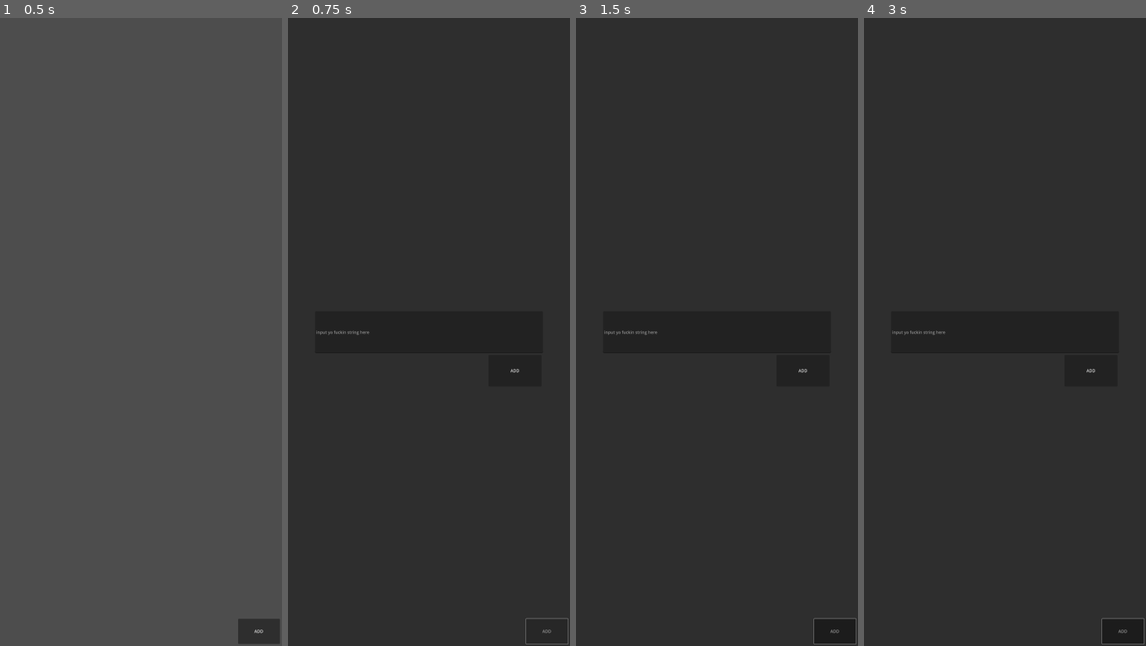
Above: before the commit, frames 1-4 (left to right).
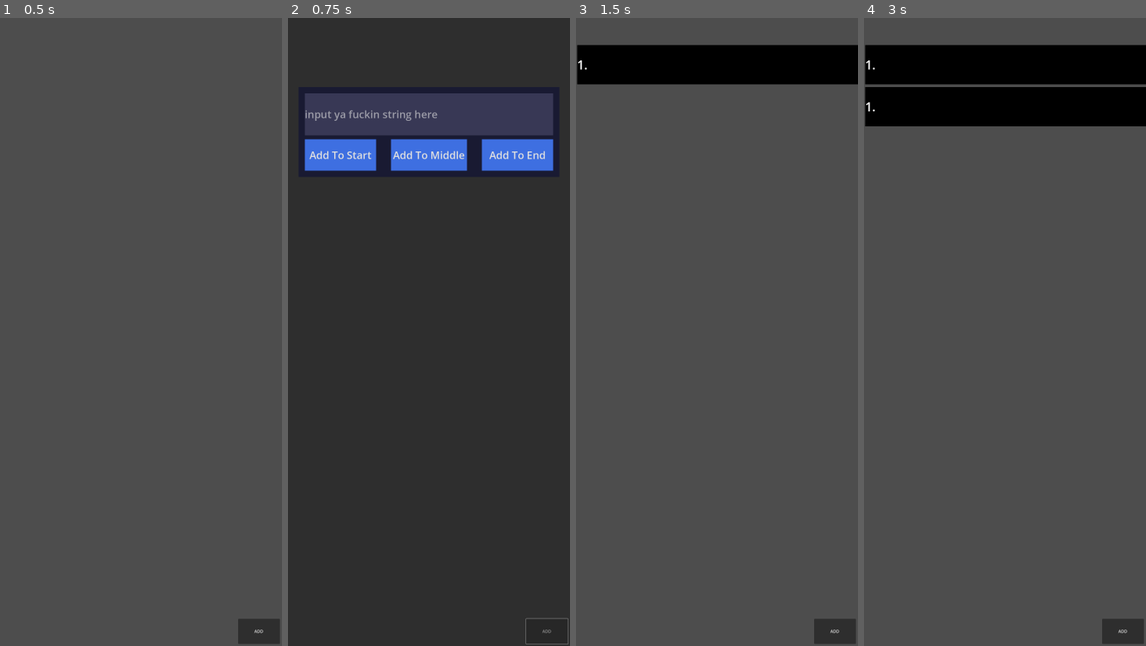
Above: after the commit, the same moments.

Repository: POtOSoftware/rankmanplusplus
Game: Godot game, scene res://Scenes/ListScene/ListScene.tscn
The game is run twice, just before and just after one commit, with the same random seed, the same clock (stepped at 60 frames per second) and the same inputs.
Inputs (mouse positions are in pixels of both pictures, inside the frame that each line leads up to):
- Up to frame 1 (0.5 s): no input
- Up to frame 2 (0.75 s): click "ADD" at 0.5 s
- Up to frame 3 (1.5 s): click (717, 156) at 1.25 s, where only the run after the commit has a clickable "Add To Middle"
- Up to frame 4 (3 s): click "ADD" at 2 s; click (1092, 156) at 2.75 s, where only the run after the commit has a clickable "Add To End"

Frame 1 is identical in both runs. In frame 2, 9.9% of the frame differs, in the area x 5-95%, y 12-57%; in frame 3, 99%, in the area x 0-100%, y 0-100%; in frame 4, 99%.

Commit message:
buttons to add to start, middle, and end

Diff:
--- a/Global/AppManager.gd
+++ b/Global/AppManager.gd
@@ -26,6 +26,19 @@
 func set_main_list(_new_list: Array):
 	main_list = _new_list
 
+func add_to_start(_input_item: String):
+	main_list_backup = main_list
+
+	main_list.insert(0, _input_item)
+	new_item_added.emit()
+
+func add_to_middle(_input_item: String):
+	main_list_backup = main_list
+
+	var list_middle: int = main_list.size() / 2
+	main_list.insert(list_middle, _input_item)
+	new_item_added.emit()
+
 func add_to_end(_input_item: String):
 	main_list_backup = main_list
 
--- a/MainUITheme.tres
+++ b/MainUITheme.tres
@@ -1,3 +1,13 @@
-[gd_resource type="Theme" format=3 uid="uid://b288c5n3b1ipm"]
+[gd_resource type="Theme" load_steps=3 format=3 uid="uid://b288c5n3b1ipm"]
+
+[sub_resource type="StyleBoxFlat" id="StyleBoxFlat_eiuqr"]
+bg_color = Color(0.243137, 0.435294, 0.882353, 1)
+
+[sub_resource type="StyleBoxFlat" id="StyleBoxFlat_v4rd7"]
+bg_color = Color(0.219608, 0.219608, 0.333333, 1)
 
 [resource]
+Button/font_sizes/font_size = 40
+Button/styles/normal = SubResource("StyleBoxFlat_eiuqr")
+LineEdit/font_sizes/font_size = 40
+LineEdit/styles/normal = SubResource("StyleBoxFlat_v4rd7")
--- a/Prefabs/ListInputPopup/ListInputPopup.tscn
+++ b/Prefabs/ListInputPopup/ListInputPopup.tscn
@@ -1,5 +1,6 @@
-[gd_scene load_steps=2 format=3 uid="uid://cr14hsgu5xxy8"]
+[gd_scene load_steps=3 format=3 uid="uid://cr14hsgu5xxy8"]
 
+[ext_resource type="Theme" uid="uid://b288c5n3b1ipm" path="res://MainUITheme.tres" id="1_6qxxk"]
 [ext_resource type="Script" uid="uid://bo517mucikopt" path="res://Prefabs/ListInputPopup/list_input_popup.gd" id="1_pamad"]
 
 [node name="ListInputPopup" type="Control"]
@@ -10,9 +11,10 @@
 anchor_bottom = 1.0
 grow_horizontal = 2
 grow_vertical = 2
+theme = ExtResource("1_6qxxk")
 script = ExtResource("1_pamad")
 
-[node name="ColorRect" type="ColorRect" parent="."]
+[node name="Background" type="ColorRect" parent="."]
 layout_mode = 1
 anchors_preset = 15
 anchor_right = 1.0
@@ -21,33 +23,53 @@
 grow_vertical = 2
 color = Color(0, 0, 0, 0.392157)
 
+[node name="Box" type="ColorRect" parent="."]
+layout_mode = 1
+anchors_preset = 5
+anchor_left = 0.5
+anchor_right = 0.5
+offset_left = -500.0
+offset_top = 264.0
+offset_right = 500.0
+offset_bottom = 608.0
+grow_horizontal = 2
+color = Color(0.0980392, 0.101961, 0.196078, 1)
+
 [node name="LineEdit" type="LineEdit" parent="."]
 layout_mode = 1
-anchors_preset = 14
-anchor_top = 0.5
+anchors_preset = 10
 anchor_right = 1.0
-anchor_bottom = 0.5
-offset_left = 104.0
-offset_top = -79.0
-offset_right = -104.0
-offset_bottom = 80.0
+offset_left = 64.0
+offset_top = 288.0
+offset_right = -64.0
+offset_bottom = 448.0
 grow_horizontal = 2
-grow_vertical = 2
 placeholder_text = "input ya fuckin string here"
 
-[node name="AddButton" type="Button" parent="."]
-layout_mode = 1
-anchors_preset = 6
-anchor_left = 1.0
-anchor_top = 0.5
-anchor_right = 1.0
-anchor_bottom = 0.5
-offset_left = -312.0
-offset_top = 88.0
-offset_right = -109.0
-offset_bottom = 208.0
-grow_horizontal = 0
-grow_vertical = 2
-text = "ADD"
+[node name="HBoxContainer" type="HBoxContainer" parent="."]
+layout_mode = 0
+offset_left = 64.0
+offset_top = 464.0
+offset_right = 1016.0
+offset_bottom = 584.0
+theme_override_constants/separation = 58
+alignment = 1
 
-[connection signal="pressed" from="AddButton" to="." method="_on_add_button_pressed"]
+[node name="AddToStart" type="Button" parent="HBoxContainer"]
+custom_minimum_size = Vector2(273, 0)
+layout_mode = 2
+text = "Add To Start"
+
+[node name="AddToMiddle" type="Button" parent="HBoxContainer"]
+custom_minimum_size = Vector2(290, 0)
+layout_mode = 2
+text = "Add To Middle"
+
+[node name="AddToEnd" type="Button" parent="HBoxContainer"]
+custom_minimum_size = Vector2(273, 0)
+layout_mode = 2
+text = "Add To End"
+
+[connection signal="pressed" from="HBoxContainer/AddToStart" to="." method="_on_add_to_start_pressed"]
+[connection signal="pressed" from="HBoxContainer/AddToMiddle" to="." method="_on_add_to_middle_pressed"]
+[connection signal="pressed" from="HBoxContainer/AddToEnd" to="." method="_on_add_button_pressed"]
--- a/Prefabs/ListInputPopup/list_input_popup.gd
+++ b/Prefabs/ListInputPopup/list_input_popup.gd
@@ -5,3 +5,15 @@
 
 	AppManager.add_to_end(_new_string)
 	self.queue_free()
+
+func _on_add_to_start_pressed() -> void:
+	var _new_string = $LineEdit.text
+
+	AppManager.add_to_start(_new_string)
+	self.queue_free()
+
+func _on_add_to_middle_pressed() -> void:
+	var _new_string = $LineEdit.text
+
+	AppManager.add_to_middle(_new_string)
+	self.queue_free()
